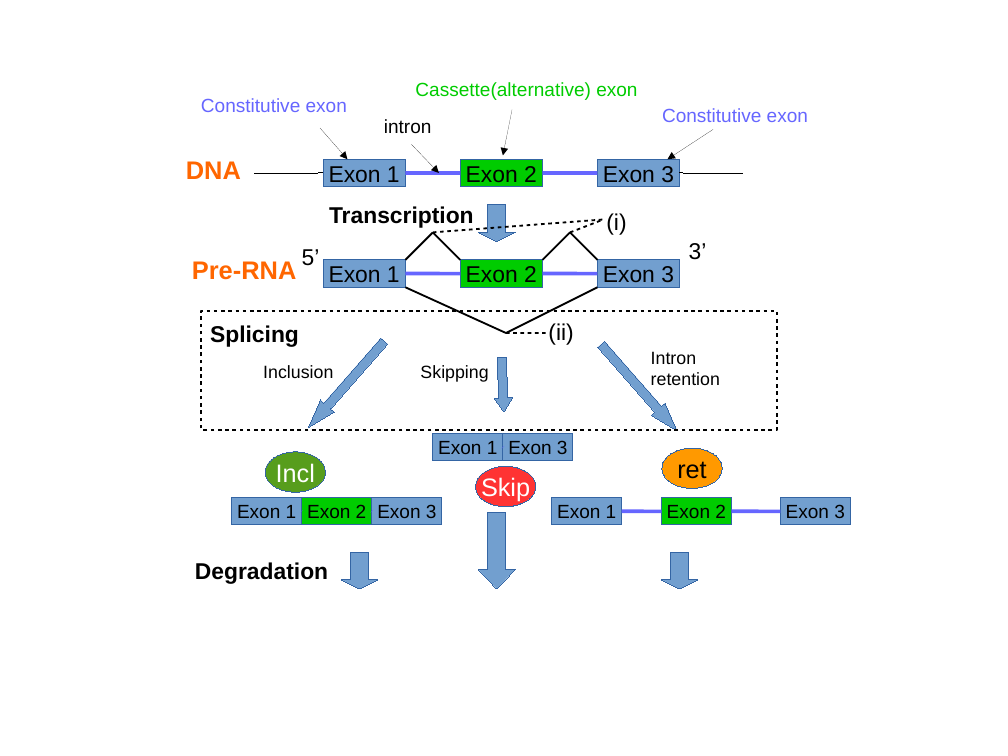
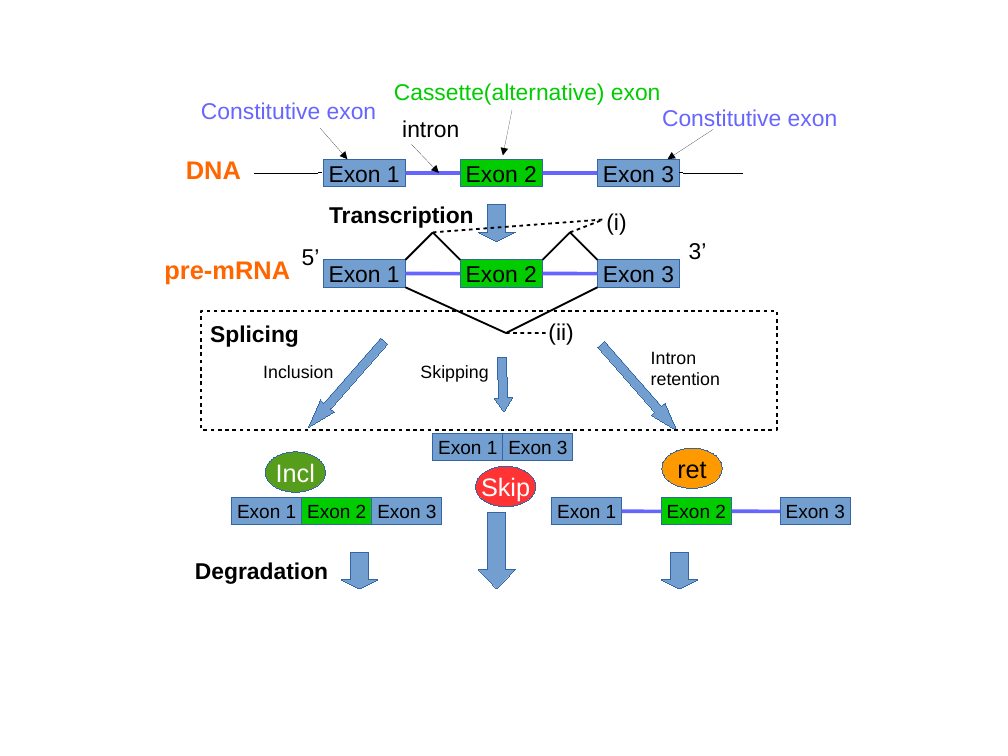
Before and after one commit to Siddharthaaa/SysBioSimulation, a slide deck: slide 2 of docs/Templates.odp. Drawn at 1008x756 pixels with LibreOffice and Linux fonts; fonts in the diff are those of the drawing. Boxes give left, top, right and bottom in pixels: in the first picture for what was removed or moved away, otherwise in the second. Text is boxed around its words. In the diff, an @@ line names an element or a change of style, - is before the commit and + after.

```diff
--- a/docs/Templates.odp
+++ b/docs/Templates.odp
@@ text "Cassette(alternative) exon": place and size @@
-text "Cassette(alternative) exon" at [415, 82, 637, 100]
+text "Cassette(alternative) exon" at [394, 83, 661, 105]
@@ size 15 to 18 pt in 4 elements at [402, 120, 459, 138], [394, 83, 661, 105], [662, 109, 838, 132], [201, 102, 377, 119] @@
@@ text "intron": place and size @@
-text "intron" at [384, 119, 432, 134]
+text "intron" at [402, 120, 459, 138]
@@ text at [164, 261, 290, 285]: text changed @@
-Pre-RNA
+pre-mRNA
```
Also in this commit, not shown: 2 other slides changed, 1 slide added, 7 other files.
